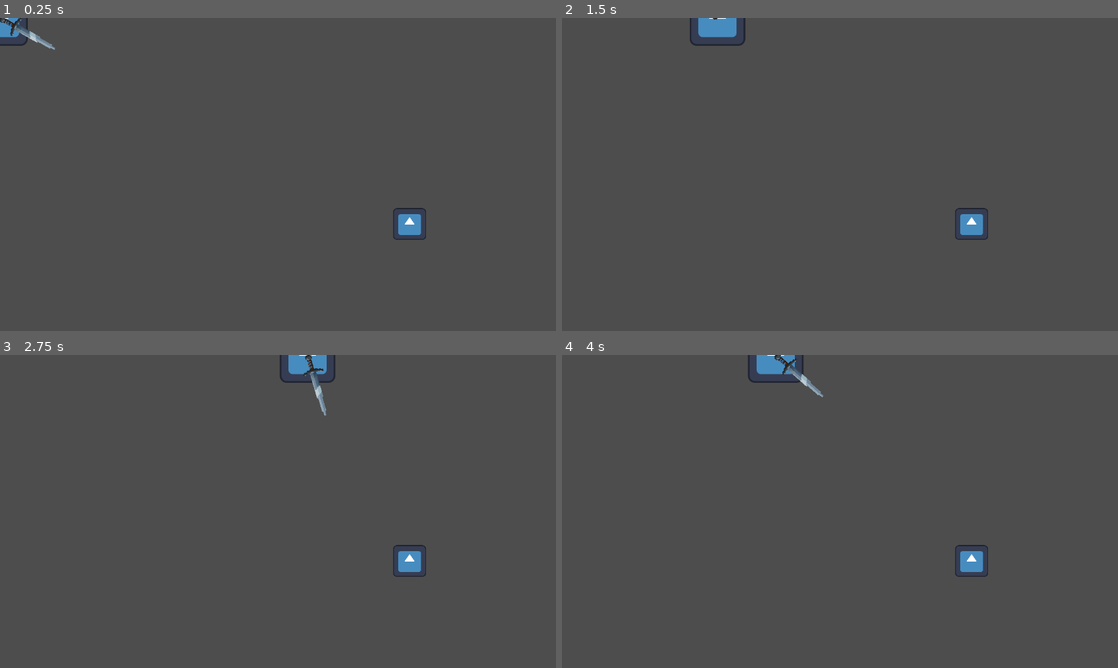
Above: before the commit, frames 1-4 (two rows, left to right).
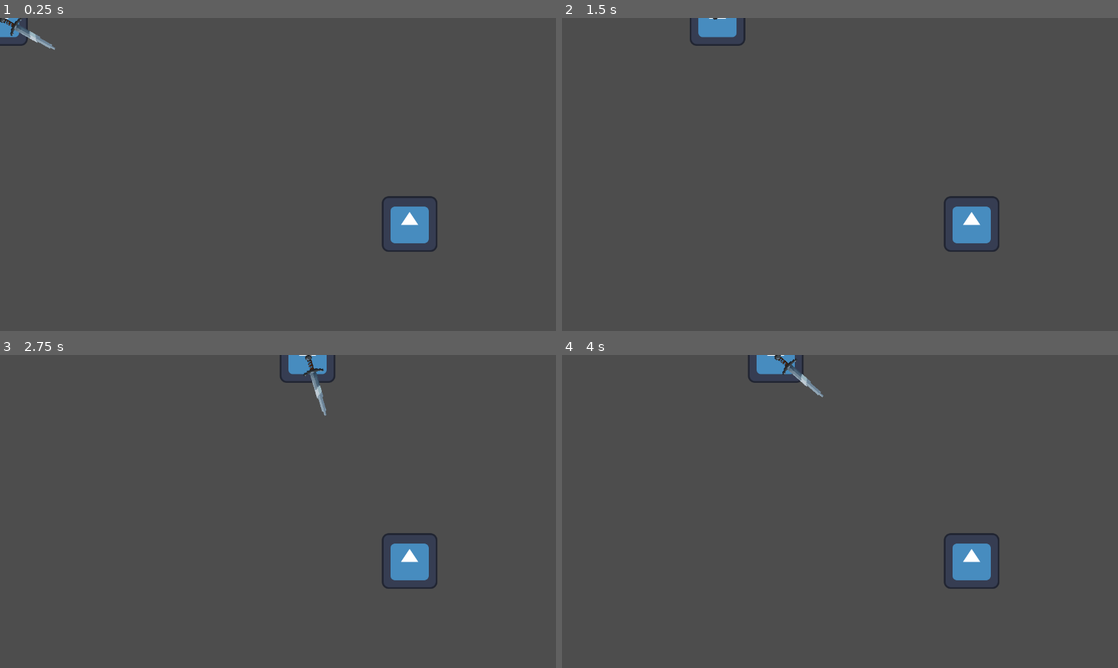
Above: after the commit, the same moments.

Repository: AntonioLive8166GameDev/runes-of-the-forsaken
Game: Godot game, scene res://scenes/test scenes/test_scene.tscn
Same seed, same stepped clock (60 frames per second), same inputs: the game is played once before the commit and once after it. This scene is started directly instead of the project's main scene. The engine's default icon, where the game draws it, is replaced by a stand-in: a white triangle on a blue panel in a dark square.
Inputs (mouse positions are in pixels of both pictures, inside the frame that each line leads up to):
- Up to frame 1 (0.25 s): no input
- Up to frame 2 (1.5 s): tap Enter at 0.5 s; move the mouse to (962, 158) at 0.52 s; hold D (right) 0.53-1.25 s; tap Backspace at 0.6 s; click (962, 158) at 0.67 s; drag from (728, 190) to (745, 33) at 1.27 s
- Up to frame 3 (2.75 s): move the mouse to (333, 442) at 2.02 s; hold D (right) from 2.03 s (still down); tap F at 2.1 s
- Up to frame 4 (4 s): release D (right) at 2.75 s; drag from (812, 574) to (973, 561) at 2.77 s; move the mouse to (1006, 558) at 3.52 s; hold A (left) from 3.53 s (still down); tap Z at 3.6 s

The runs differ from the first frame. In frame 1, 0.8% of the frame differs, in the area x 68-79%, y 56-75%; in frame 2, 0.8%; in frame 3, 0.8%; in frame 4, 0.8%.

Commit message:
Enemy3 initial commit

Diff:
--- a/scenes/Enemies/arrow.gd
+++ b/scenes/Enemies/arrow.gd
@@ -3,6 +3,7 @@
 ## @experimental
 
 signal damage_player(amount)
+
 
 @export var atk : int = 20
 @export var speed : int = 200
--- /dev/null
+++ b/scenes/Enemies/arrow.tscn
@@ -0,0 +1,20 @@
+[gd_scene load_steps=4 format=3 uid="uid://boph4i6g1ktb2"]
+
+[ext_resource type="Script" uid="uid://ja2d54s8g20f" path="res://scenes/Enemies/arrow.gd" id="1_a03gk"]
+[ext_resource type="Texture2D" uid="uid://bi61aj358uhuq" path="res://icon.svg" id="1_akcpe"]
+
+[sub_resource type="RectangleShape2D" id="RectangleShape2D_a03gk"]
+
+[node name="Arrow" type="RigidBody2D" groups=["enemies"]]
+script = ExtResource("1_a03gk")
+speed = null
+
+[node name="ArrowSprite" type="Sprite2D" parent="."]
+texture = ExtResource("1_akcpe")
+
+[node name="ArrowCollision" type="CollisionShape2D" parent="."]
+scale = Vector2(5.08725, 5.08725)
+shape = SubResource("RectangleShape2D_a03gk")
+
+[connection signal="body_entered" from="." to="." method="_on_player_hit"]
+[connection signal="body_entered" from="." to="." method="_on_body_entered"]
--- a/scenes/Enemies/simple_enemy.tscn
+++ b/scenes/Enemies/simple_enemy.tscn
@@ -4,14 +4,13 @@
 [ext_resource type="Texture2D" uid="uid://bi61aj358uhuq" path="res://icon.svg" id="2_epypp"]
 
 [sub_resource type="RectangleShape2D" id="RectangleShape2D_0hol4"]
-size = Vector2(72, 70)
+size = Vector2(124, 124)
 
 [node name="SimpleEnemy" type="CharacterBody2D" groups=["enemies"]]
 script = ExtResource("1_0e48y")
 metadata/_edit_group_ = true
 
 [node name="EnemySprite" type="Sprite2D" parent="."]
-scale = Vector2(0.597656, 0.570312)
 texture = ExtResource("2_epypp")
 
 [node name="EnemyCollision" type="CollisionShape2D" parent="."]
--- /dev/null
+++ b/scenes/Enemies/simple_enemy_3.gd
@@ -0,0 +1,40 @@
+extends CharacterBody2D
+
+@export var max_health: int = 100
+var current_health: int
+
+func _ready():
+	current_health = max_health
+
+
+func take_damage(amount: int):
+	current_health -= amount
+	print("El arquero recibió daño. Salud restante:", current_health)
+
+	if current_health <= 0:
+		# TODO: Realizar animación (cuando haya assets xd).
+		die()
+
+func die():
+	print("¡El arquero ha sido derrotado!")
+	queue_free()  # Elimina al enemigo de la escena.
+
+
+# Cuando el enemigo es atacado, conecta la señal "attack" con take_damage().
+func _on_damage_trigger_weapon_entered(weapon: Area2D) -> void:
+	# Verifica si el objeto es efectivamente un arma o proyectil y si la señal aún no está conectada.
+	if weapon.is_in_group("weapons") and not weapon.is_connected("attack", take_damage):
+		weapon.connect("attack", take_damage);
+		if weapon.is_connected("attack", take_damage):
+			print("signal \"attack\" connected to take_damage()")
+
+
+# Cuando el arma salga del cuerpo, desconecta la señal para evitar recibir daño por bluetooth XD.
+func _on_damage_trigger_weapon_exited(weapon: Area2D) -> void:
+	# Se espera un poco para aumentar un poco la vulnerabilidad.
+	await get_tree().create_timer(.5).timeout
+	# Verifica si el objeto es efectivamente un arma o proyectil y si la señal aún está conectada.
+	if weapon.is_in_group("weapons") and weapon.is_connected("attack", take_damage):
+		weapon.disconnect("attack", take_damage);
+		if not weapon.is_connected("attack", take_damage):
+			print("signal \"attack\" disconnected from take_damage()")
--- /dev/null
+++ b/scenes/Enemies/simple_enemy_3.tscn
@@ -0,0 +1,46 @@
+[gd_scene load_steps=6 format=3 uid="uid://beuqikw64v443"]
+
+[ext_resource type="Texture2D" uid="uid://bi61aj358uhuq" path="res://icon.svg" id="1_b1pjh"]
+[ext_resource type="Script" path="res://scenes/Enemies/simple_enemy_3.gd" id="1_l7ahk"]
+
+[sub_resource type="RectangleShape2D" id="RectangleShape2D_l7ahk"]
+size = Vector2(124, 124)
+
+[sub_resource type="RectangleShape2D" id="RectangleShape2D_6r37a"]
+size = Vector2(136, 136)
+
+[sub_resource type="CircleShape2D" id="CircleShape2D_l7ahk"]
+radius = 241.267
+
+[node name="SimpleEnemy3" type="CharacterBody2D" groups=["enemies"]]
+script = ExtResource("1_l7ahk")
+max_health = 80
+metadata/_edit_group_ = true
+
+[node name="Icon" type="Sprite2D" parent="."]
+visible = false
+scale = Vector2(4, 4)
+texture = ExtResource("1_b1pjh")
+
+[node name="EnemySprite" type="Sprite2D" parent="."]
+texture = ExtResource("1_b1pjh")
+
+[node name="EnemyCollision" type="CollisionShape2D" parent="."]
+shape = SubResource("RectangleShape2D_l7ahk")
+one_way_collision_margin = 0.0
+
+[node name="DamageTrigger" type="Area2D" parent="." groups=["enemies"]]
+
+[node name="TriggerCollision" type="CollisionShape2D" parent="DamageTrigger"]
+shape = SubResource("RectangleShape2D_6r37a")
+one_way_collision_margin = 0.0
+debug_color = Color(0.974492, 0, 0.426382, 0.42)
+
+[node name="PlayerMargin" type="Area2D" parent="."]
+
+[node name="MarginCollision" type="CollisionShape2D" parent="PlayerMargin"]
+scale = Vector2(1.05844, 1.05844)
+shape = SubResource("CircleShape2D_l7ahk")
+
+[connection signal="area_entered" from="DamageTrigger" to="." method="_on_damage_trigger_weapon_entered"]
+[connection signal="area_exited" from="DamageTrigger" to="." method="_on_damage_trigger_weapon_exited"]
--- /dev/null
+++ b/scenes/test scenes/simple_enemy_3_stage.tscn
@@ -0,0 +1,12 @@
+[gd_scene load_steps=3 format=3 uid="uid://bjdoaqc50ohbt"]
+
+[ext_resource type="PackedScene" uid="uid://db4qtrsxneyfy" path="res://scenes/player/player.tscn" id="1_wr2yg"]
+[ext_resource type="PackedScene" uid="uid://beuqikw64v443" path="res://scenes/Enemies/simple_enemy_3.tscn" id="2_xlpia"]
+
+[node name="Enemy3Stage" type="Node2D"]
+
+[node name="Player" parent="." instance=ExtResource("1_wr2yg")]
+position = Vector2(155, 351)
+
+[node name="SimpleEnemy3" parent="." instance=ExtResource("2_xlpia")]
+position = Vector2(863, 327)
Not shown, changed: scenes/Enemies/arrow.gd.uid
Not shown, added: scenes/Enemies/simple_enemy_3.gd.uid
